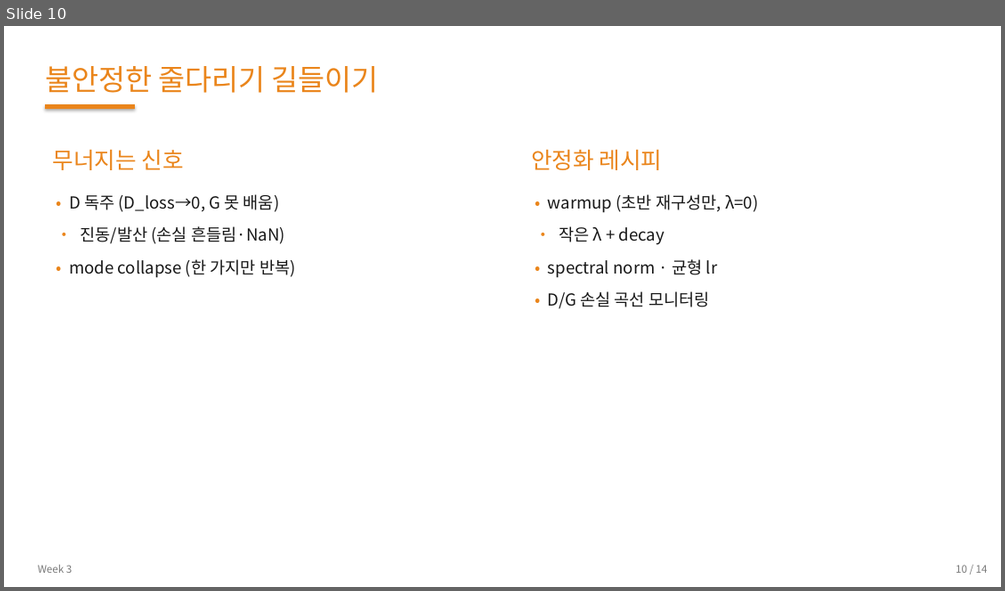
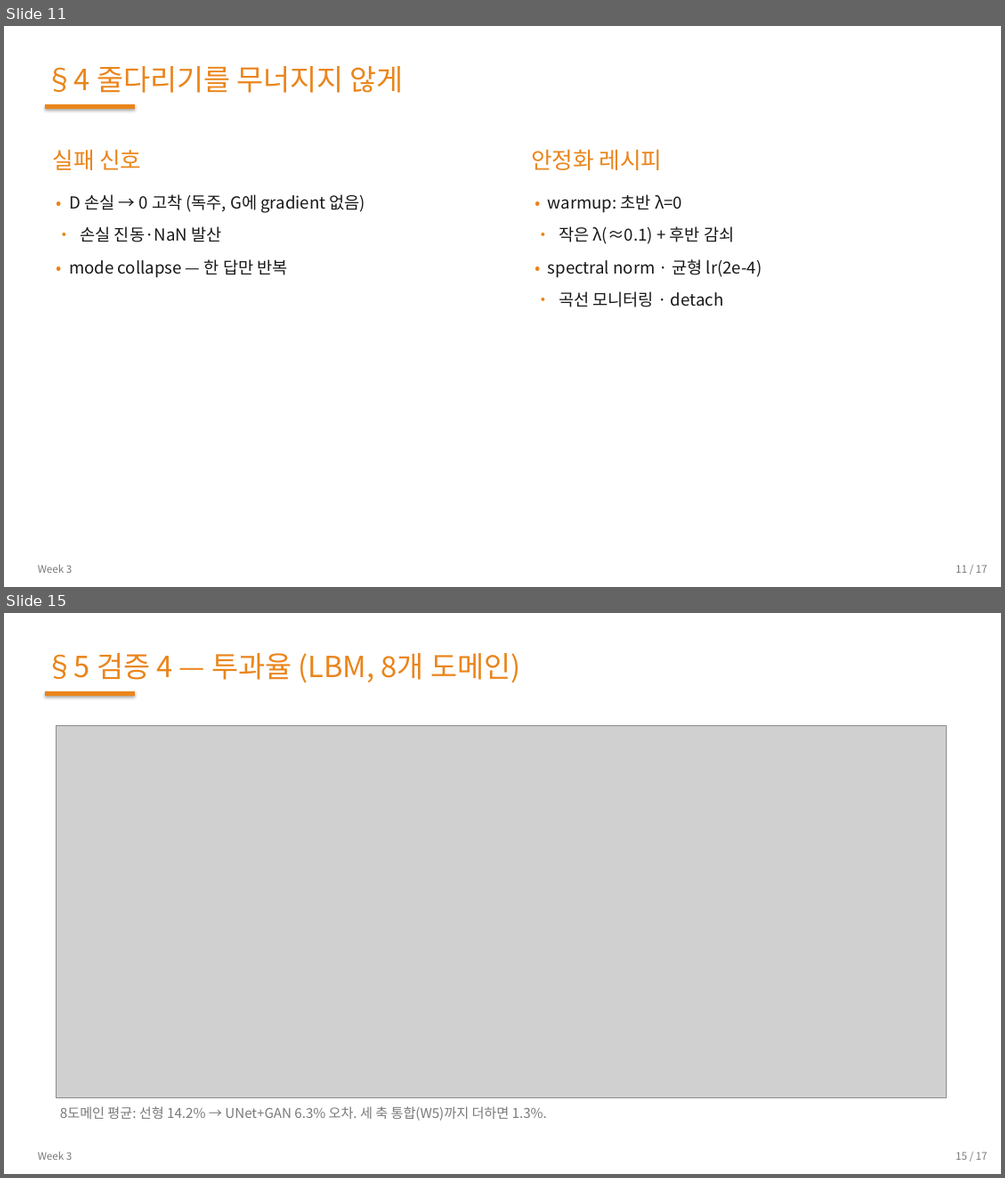
Before and after one commit to 01willy/Digital_rock_DL_Education, a slide deck: web/downloads/shared/w3/W3.pptx. Shown one above the other, each under a label of ours: slide 10 before the commit, slides 11 and 15 after it; the slides between them are not shown. The pictures are 1005x591 and 1005x1178 pixels, drawn with LibreOffice and Linux fonts; fonts in the diff are those of the drawing; grey boxes stand for pictures. Boxes give left, top, right and bottom in pixels: in the first picture for what was removed or moved away, otherwise in the second. Text is boxed around its words. In the diff, an @@ line names an element or a change of style, - is before the commit and + after.

```diff
--- a/web/downloads/shared/w3/W3.pptx
+++ b/web/downloads/shared/w3/W3.pptx
@@ slide 15 added at bbox=[4, 613, 1001, 1174], background #FFFFFF @@
@@ text added at bbox=[45, 653, 520, 682], 28 pt, text #EA851B @@
+§5 검증 4 — 투과율 (LBM, 8개 도메인)
@@ rectangle added at bbox=[45, 691, 135, 696], fill #EA851B @@
@@ picture added at bbox=[57, 725, 947, 1097] @@
@@ text added at bbox=[60, 1106, 547, 1120], 13 pt, text #7A7A7A @@
+8도메인 평균: 선형 14.2% → UNet+GAN 6.3% 오차. 세 축 통합(W5)까지 더하면 1.3%.
@@ text added at bbox=[38, 1151, 72, 1159], 10 pt, text #7A7A7A @@
+Week 3
@@ text added at bbox=[955, 1151, 987, 1159], 10 pt, text #7A7A7A @@
+15 / 17
@@ what was slide 10 is now slide 11 @@
@@ slide 11 changed as well @@
@@ text at bbox=[45, 66, 404, 93]: text changed @@
-불안정한 줄다리기 길들이기
+§4 줄다리기를 무너지지 않게
@@ text at bbox=[53, 149, 141, 170]: text changed @@
-무너지는 신호
+실패 신호
@@ text at bbox=[69, 194, 366, 278]: text changed @@
-• D 독주 (D_loss→0, G 못 배움)
-• 진동/발산 (손실 흔들림·NaN)
-• mode collapse (한 가지만 반복)
+• D 손실 → 0 고착 (독주, G에 gradient 없음)
+• 손실 진동·NaN 발산
+• mode collapse — 한 답만 반복
@@ text at bbox=[548, 194, 762, 307]: text changed @@
-• warmup (초반 재구성만, λ=0)
-• 작은 λ + decay
-• spectral norm · 균형 lr
-• D/G 손실 곡선 모니터링
+• warmup: 초반 λ=0
+• 작은 λ(≈0.1) + 후반 감쇠
+• spectral norm · 균형 lr(2e-4)
+• 곡선 모니터링 · detach
@@ text at bbox=[955, 564, 987, 572]: text changed @@
-10 / 14
+11 / 17
```
Also in this commit, not shown: 4 other slides changed, 11 other slides added, 9 slides removed, 14 other files.
